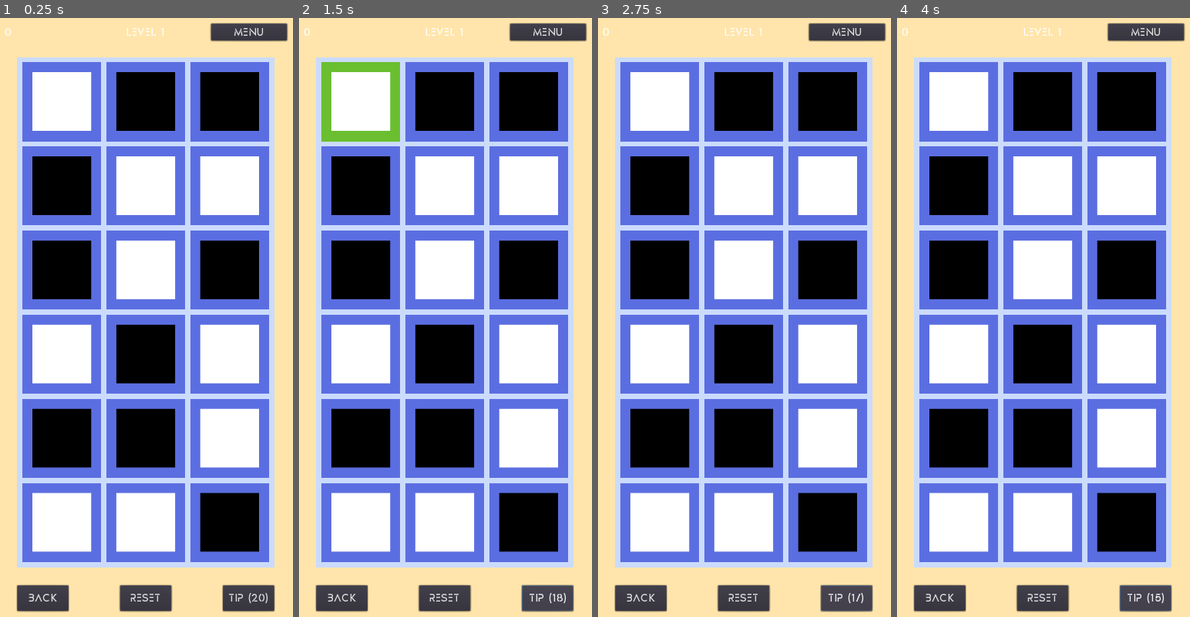
Above: before the commit, frames 1-4 (left to right).
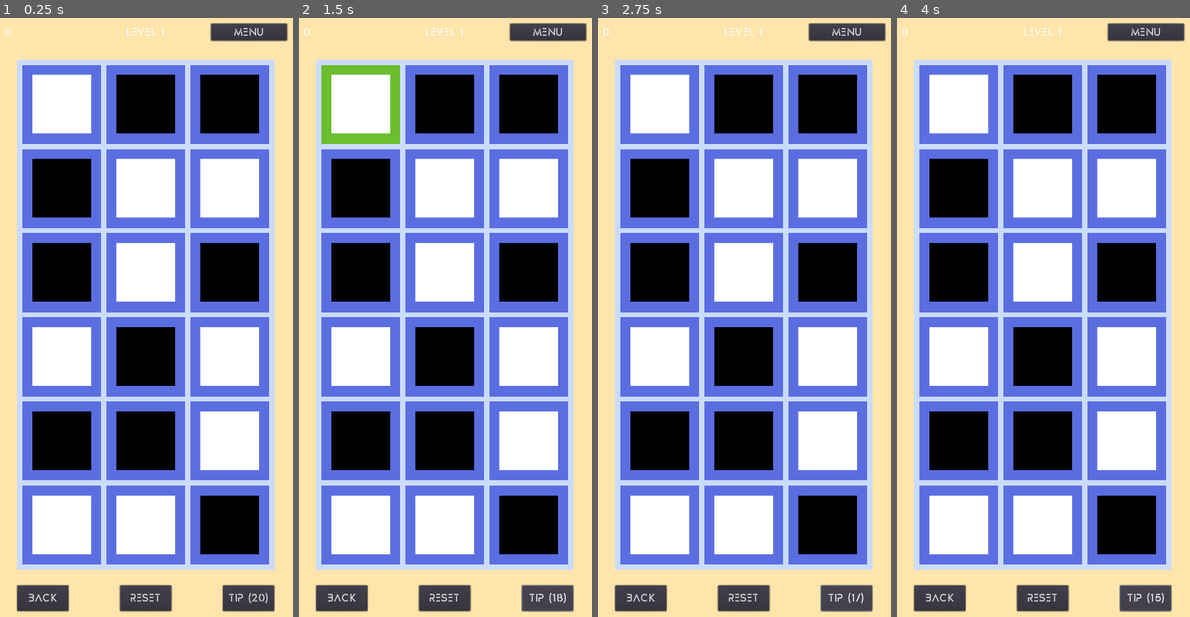
Above: after the commit, the same moments.

Repository: sisipun/SleepyCity
Game: Godot game, scene res://Game/Level/Generated/GeneratedLevel.tscn
Two runs of this game, one before a commit and one after it. Both use one fixed random seed, a clock stepped at 60 frames per second and the inputs below. This scene is started directly instead of the project's main scene.
Inputs:
- Up to frame 1 (0.25 s): no input
- Up to frame 2 (1.5 s): click "Tip (20)" at 0.5 s; click "Tip (19)" at 1.25 s
- Up to frame 3 (2.75 s): click "Tip (18)" at 2 s
- Up to frame 4 (4 s): click "Tip (17)" at 2.75 s; click "Tip (16)" at 3.5 s

The runs differ from the first frame. In frame 1, 8.6% of the frame differs, in the area x 5-94%, y 6-93%; in frame 2, 8.6%; in frame 3, 8.6%; in frame 4, 8.6%.

Commit message:
fix small phone aspect ratio

Diff:
--- a/Game/Level/LevelArea.gd
+++ b/Game/Level/LevelArea.gd
@@ -19,11 +19,18 @@
 
 	var cell_scene: = load("res://Game/Level/Cell.tscn")
 	var screen_size: = get_viewport_rect().size
-	var game_area_width: = screen_size.x - 2 * position.x
-	var cells_width: = game_area_width - cell_margin * (_level.width() + 1)
-	var cell_size: = cells_width / _level.width()
+	var original_game_area_width: = screen_size.x - 2 * position.x
+	var original_game_area_height: = screen_size.y - 2 * position.y
+	var original_cells_width: = original_game_area_width - cell_margin * (_level.width() + 1)
+	var original_cells_height: = original_game_area_height - cell_margin * (_level.height() + 1)
+	var cell_size: = min(original_cells_width / _level.width(), original_cells_height / _level.height())
+	var cells_width: = cell_size * _level.width()
 	var cells_height: = cell_size * _level.height()
+	var game_area_width: = cells_width + cell_margin * (_level.width() + 1)
 	var game_area_height: = cells_height + cell_margin * (_level.height() + 1)
+
+	position.x += (original_game_area_width - game_area_width) / 2
+	position.y += (original_game_area_height - game_area_height) / 2
 
 	var background_size: Vector2 = $BackgroundLayer/Background.get_rect().size
 	$BackgroundLayer/Background.set_position(Vector2(
